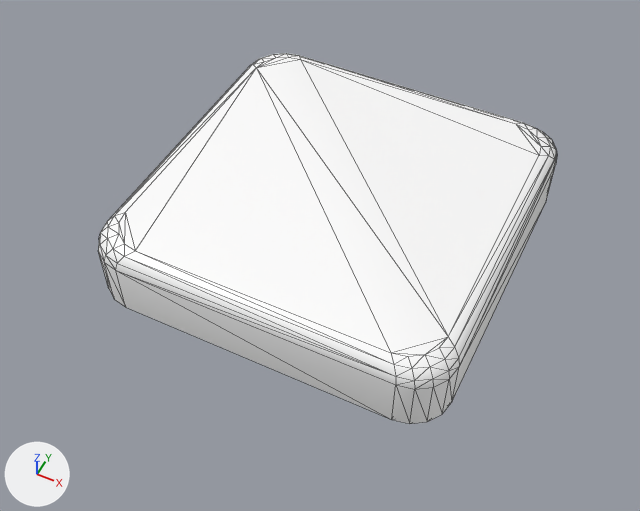
A saved change to the glTF model apps/client/public/models/tile.glb.
Both versions are drawn from a 50 mm lens placed at (1.13, -2.42, 2.84), pointed at (0.0, -0.17, 0.02). The lights are fixed; the arrows at lower left show +X, +Y and +Z. The older version comes first. Mesh edges are drawn as thin lines. Vertices at exactly the same position are counted once.

In view in the first picture: 'tile'.
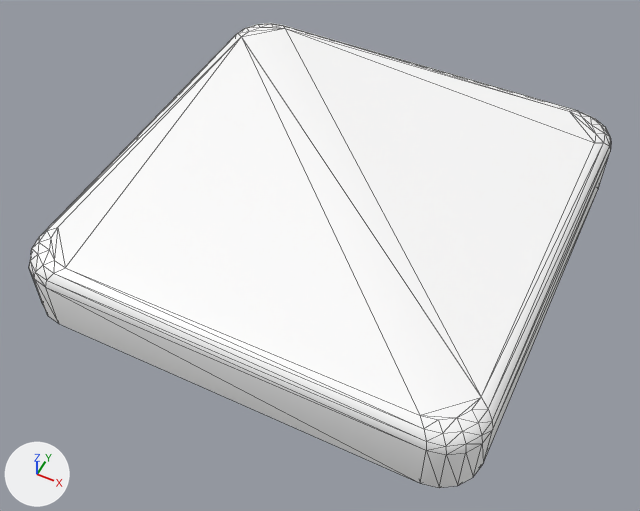
Location of each change, [x1, y1, x2, y2] in pixels of the pictures (640 x 511 px; the box of a moved part takes in the faces that stretch with it):
'tile', reshaped (27% wider, 25% taller): before [98, 53, 557, 424]; after [29, 23, 611, 488]
part 1 of me_tile_001, moved or reshaped: before [98, 213, 135, 306]; after [29, 227, 65, 323]
part 2 of me_tile_001, moved or reshaped: before [110, 53, 300, 250]; after [39, 23, 284, 267]
part 3 of me_tile_001, moved or reshaped: before [116, 59, 459, 424]; after [46, 28, 493, 488]
part 4 of me_tile_001, moved or reshaped: before [299, 55, 557, 401]; after [283, 25, 611, 463]

Diff of the bpy script that builds the scene:
```diff
--- a/apps/client/public/models/tile.glb.py
+++ b/apps/client/public/models/tile.glb.py
@@ me_tile_001 @@
 # used by ob_tile; location = (0.0, 0.0, 0.0)
-me_tile_001.from_pydata(...)  # 100 vertices, 196 faces; spans x -0.76..0.76, y -0.76..0.76, z 0.0..0.3
+me_tile_001.from_pydata(...)  # 100 vertices, 196 faces; spans x -0.95..0.95, y -0.95..0.95, z 0.0..0.3
+# me_tile_001 part 1: all 25 vertices in x -0.76..-0.54, y -0.76..-0.54, z 0.0..0.3 are moved by (-0.19, -0.19, 0.0)
+# me_tile_001 part 2: all 25 vertices in x -0.76..-0.54, y 0.54..0.76, z 0.0..0.3 are moved by (-0.19, 0.19, 0.0)
+# me_tile_001 part 3: all 25 vertices in x 0.54..0.76, y -0.76..-0.54, z 0.0..0.3 are moved by (0.19, -0.19, 0.0)
+# me_tile_001 part 4: all 25 vertices in x 0.54..0.76, y 0.54..0.76, z 0.0..0.3 are moved by (0.19, 0.19, 0.0)
 me_tile_001.materials.append(mat_tint)
```
